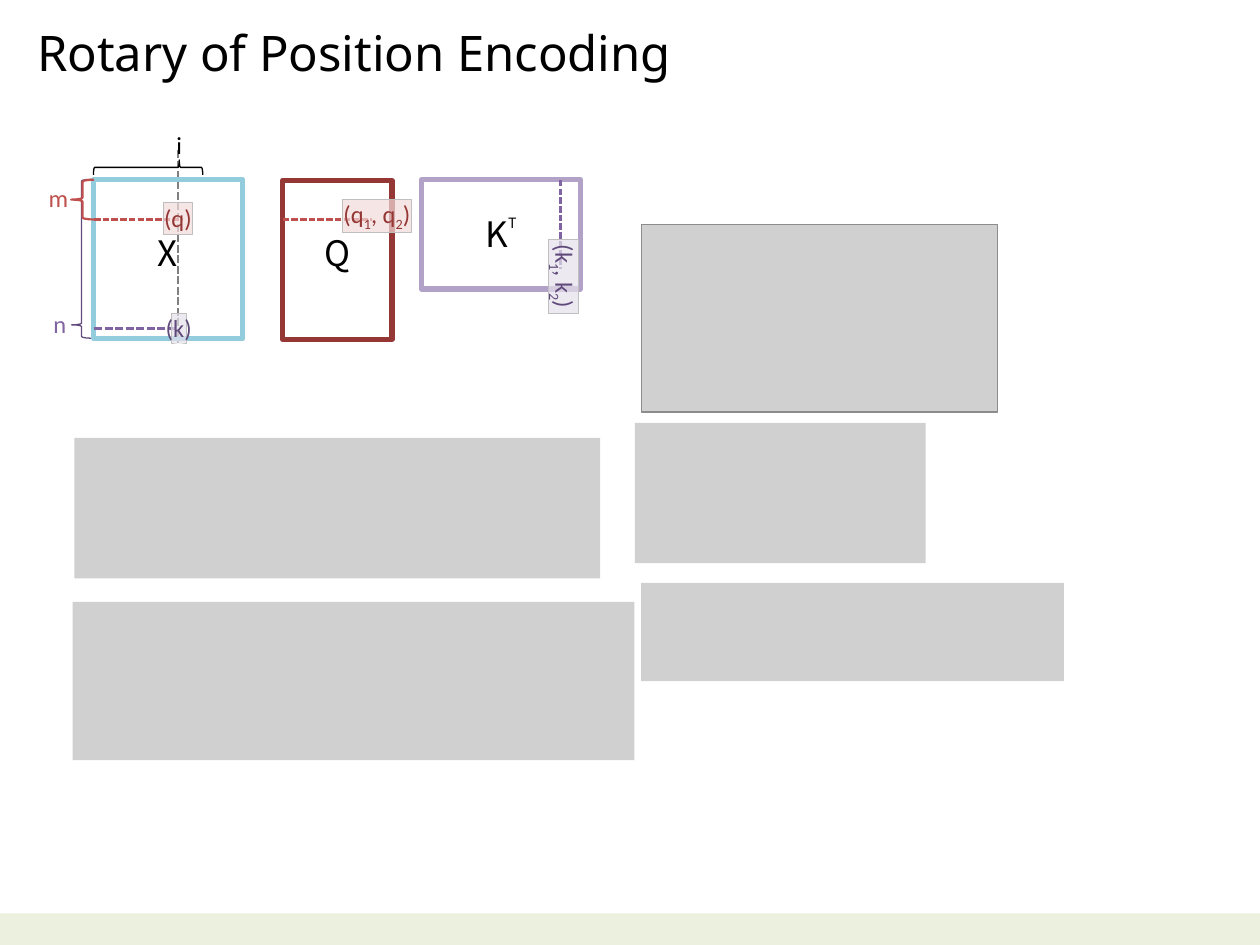
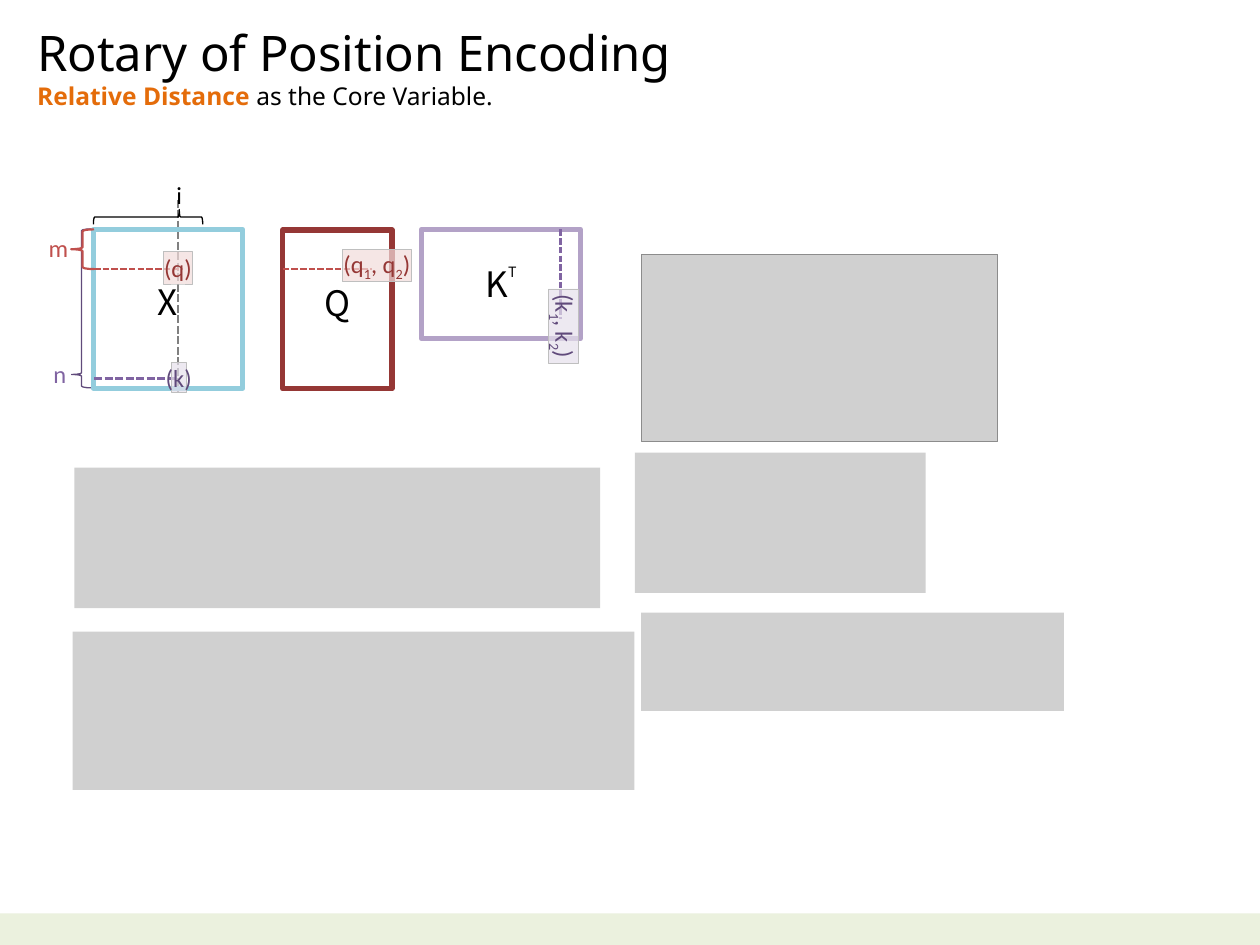
Before and after one commit to navibator/crazy-ai, a slide deck: slide 12 of ai.pptx. Drawn at 1260x945 pixels with LibreOffice and Linux fonts; fonts in the diff are those of the drawing; grey boxes stand for pictures. Boxes give left, top, right and bottom in pixels: in the first picture for what was removed or moved away, otherwise in the second. Text is boxed around its words. In the diff, an @@ line names an element or a change of style, - is before the commit and + after.

```diff
--- a/ai.pptx
+++ b/ai.pptx
@@ text at bbox=[37, 82, 493, 106]: paragraph added @@
+Relative Distance as the Core Variable.
@@ 7 rectangles, 5 lines, 3 texts, 3 left braces: place and size @@
-7 rectangles, 5 lines, 3 texts, 3 left braces at bbox=[49, 137, 581, 344]
+7 rectangles, 5 lines, 3 texts, 3 left braces at bbox=[49, 187, 581, 393]
@@ 5 pictures: place and size @@
-5 pictures at bbox=[73, 224, 1065, 761]
+5 pictures at bbox=[73, 255, 1065, 790]
```
Also in this commit, not shown: 5 other slides changed.
